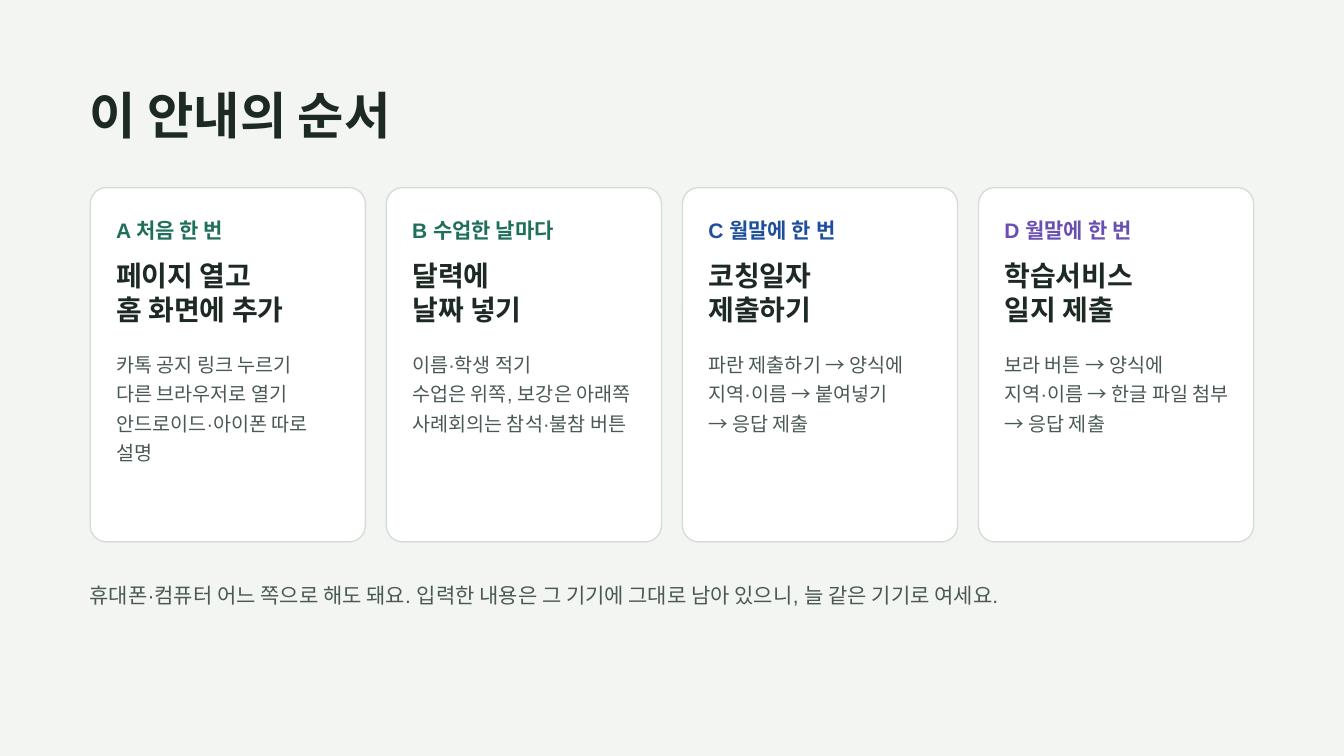
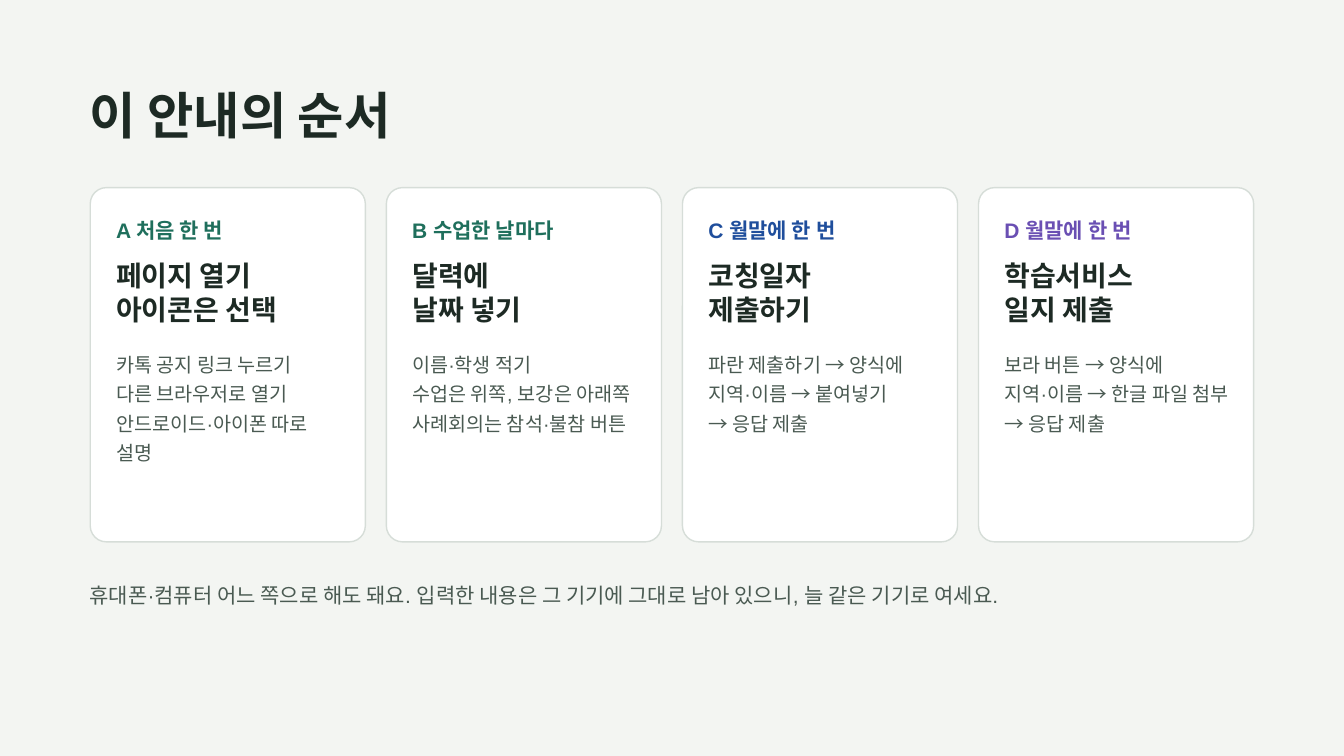
Before and after one commit to rkdhssnfl/maple-river-48, a slide deck: slide 2 of guide.pptx. Drawn at 1344x756 pixels with LibreOffice and Linux fonts; fonts in the diff are those of the drawing. Boxes give left, top, right and bottom in pixels: in the first picture for what was removed or moved away, otherwise in the second. Text is boxed around its words. In the diff, an @@ line names an element or a change of style, - is before the commit and + after.

```diff
--- a/guide.pptx
+++ b/guide.pptx
@@ text at bbox=[116, 262, 278, 323]: text changed @@
-페이지 열고
-홈 화면에 추가
+페이지 열기
+아이콘은 선택
```
Also in this commit, not shown: 6 other slides changed, 11 other files.
